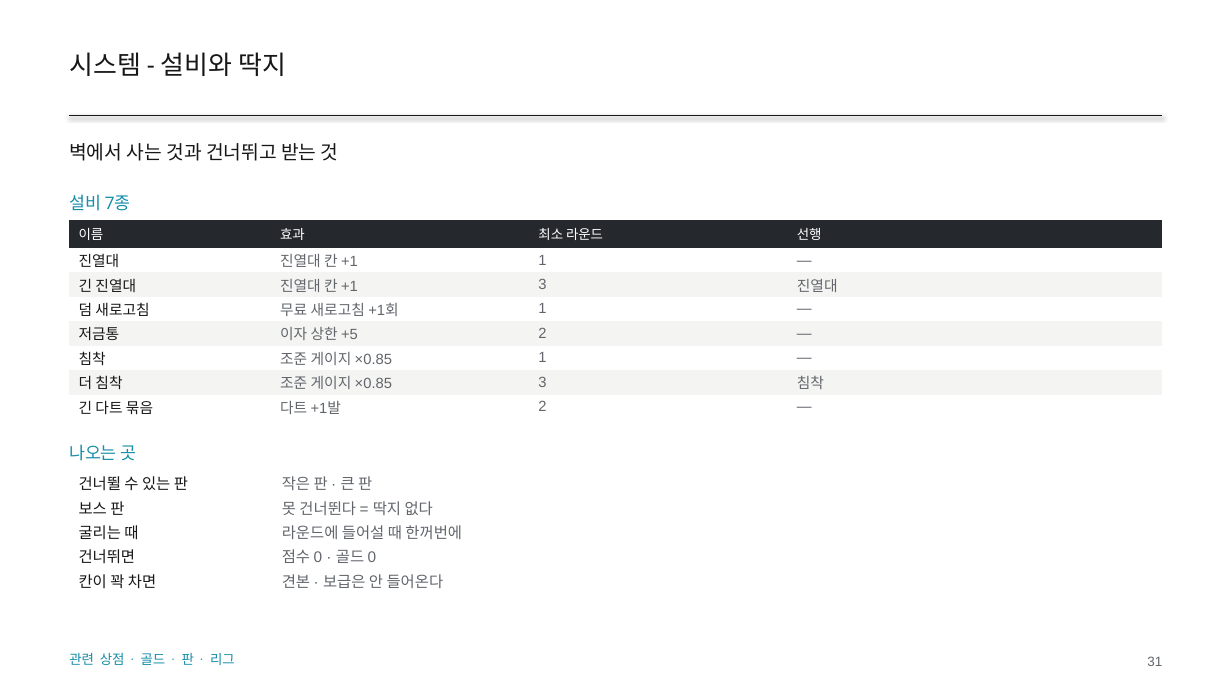
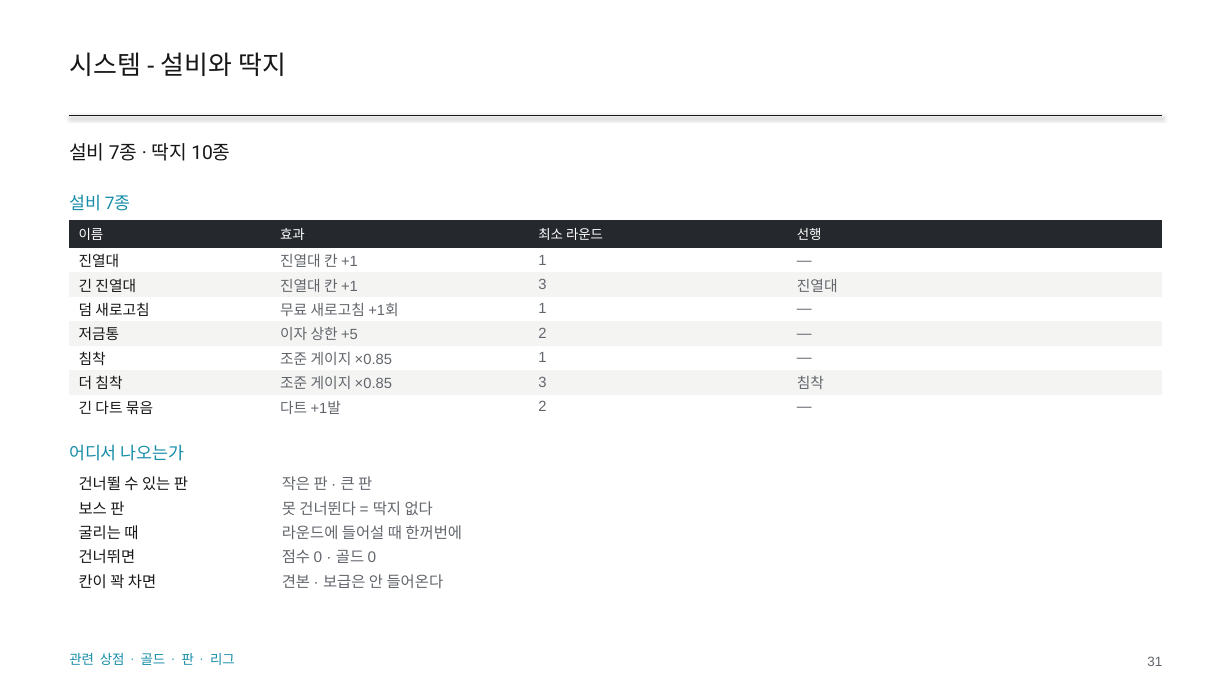
Before and after one commit to GGbong69/test-03, a slide deck: slide 31 of docs/HIGHTONE_기획서.pptx. Drawn at 1232x693 pixels with LibreOffice and Linux fonts; fonts in the diff are those of the drawing. Boxes give left, top, right and bottom in pixels: in the first picture for what was removed or moved away, otherwise in the second. Text is boxed around its words. In the diff, an @@ line names an element or a change of style, - is before the commit and + after.

```diff
--- a/docs/HIGHTONE_기획서.pptx
+++ b/docs/HIGHTONE_기획서.pptx
@@ text at box(69, 143, 230, 161): text changed @@
-벽에서 사는 것과 건너뛰고 받는 것
+설비 7종 · 딱지 10종
@@ text at box(69, 444, 185, 461): text changed @@
-나오는 곳
+어디서 나오는가
```
Also in this commit, not shown: 18 other slides changed, 3 other files.
